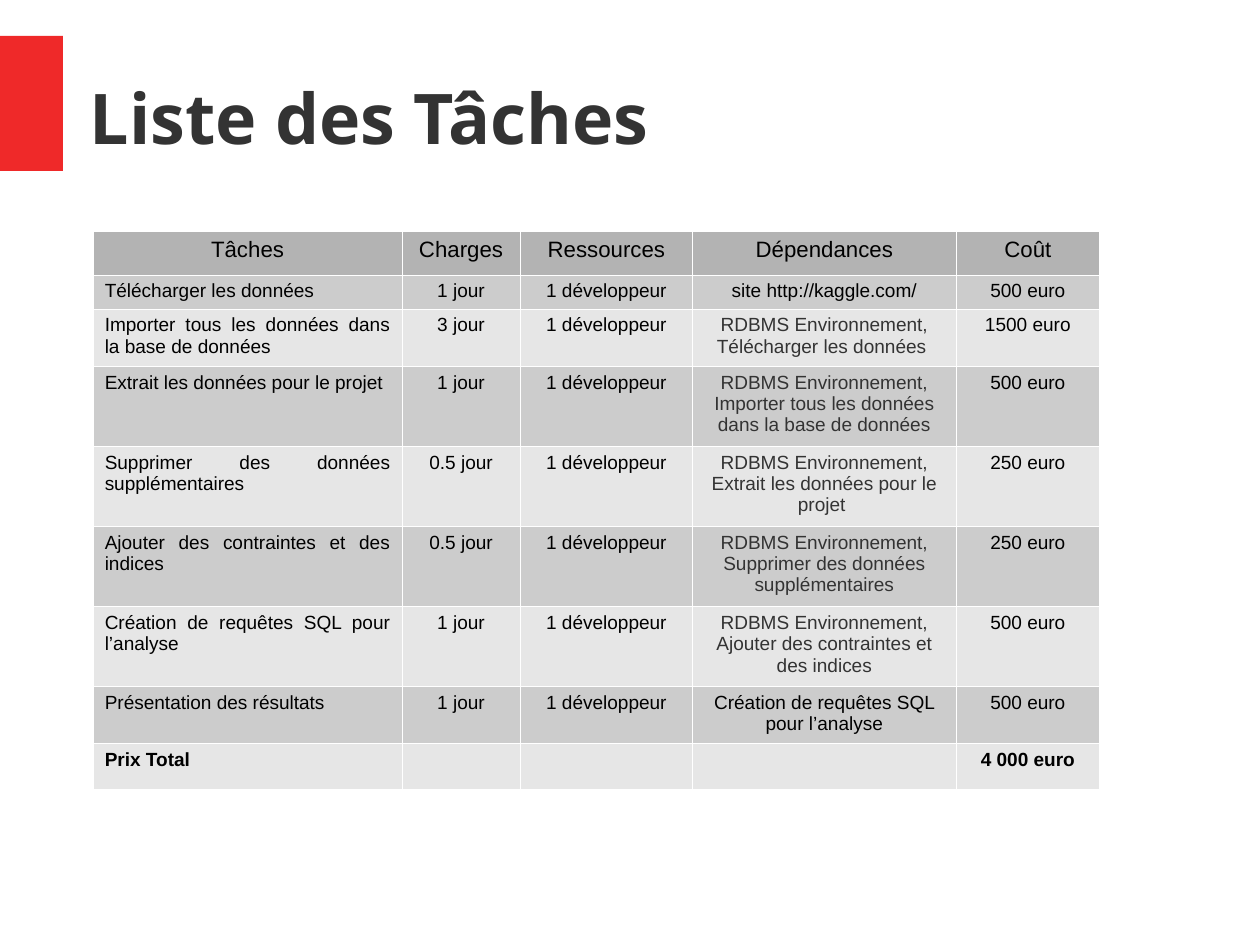
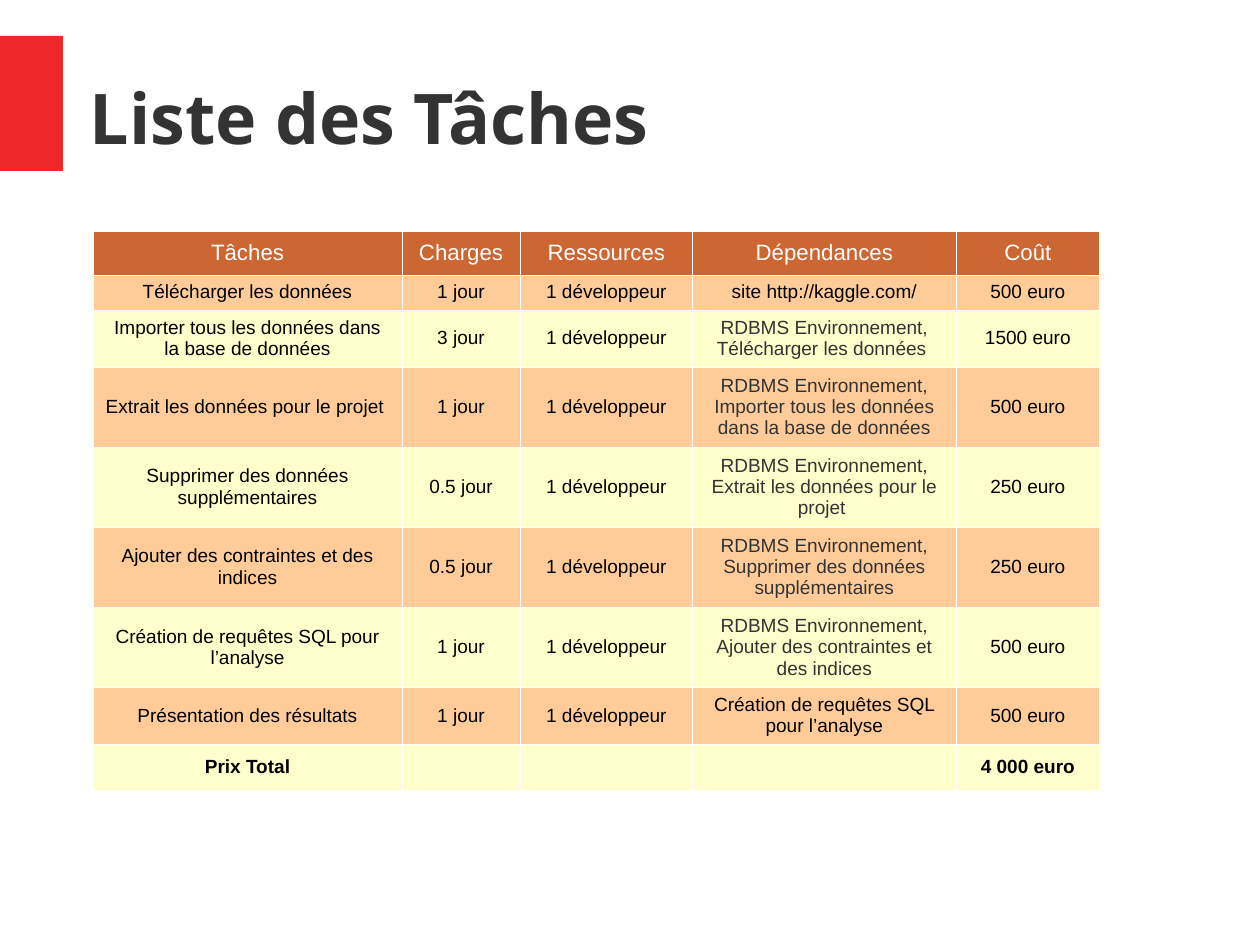
Before and after one commit to konyshev/ecam_ds, a slide deck: slide 6 of IntProj/Slides.odp. Drawn at 1260x945 pixels with LibreOffice and Linux fonts; fonts in the diff are those of the drawing. Boxes give left, top, right and bottom in pixels: in the first picture for what was removed or moved away, otherwise in the second. Text is boxed around its words. In the diff, an @@ line names an element or a change of style, - is before the commit and + after.

```diff
--- a/IntProj/Slides.odp
+++ b/IntProj/Slides.odp
@@ table at [94, 231, 1100, 778] @@
@@ fill #B3B3B3 to #CC6633 in row 1 @@
@@ fill #CCCCCC to #FFCC99 in 20 cells @@
@@ fill #E6E6E6 to #FFFFCC in 20 cells @@
@@ text colour #000000 to #FFFFFF in "Tâches", "Charges", "Ressources", "Dépendances" and 1 more places @@
@@ alignment justified to centre @@
```
Also in this commit, not shown: 18 other slides changed, 2 other files.
